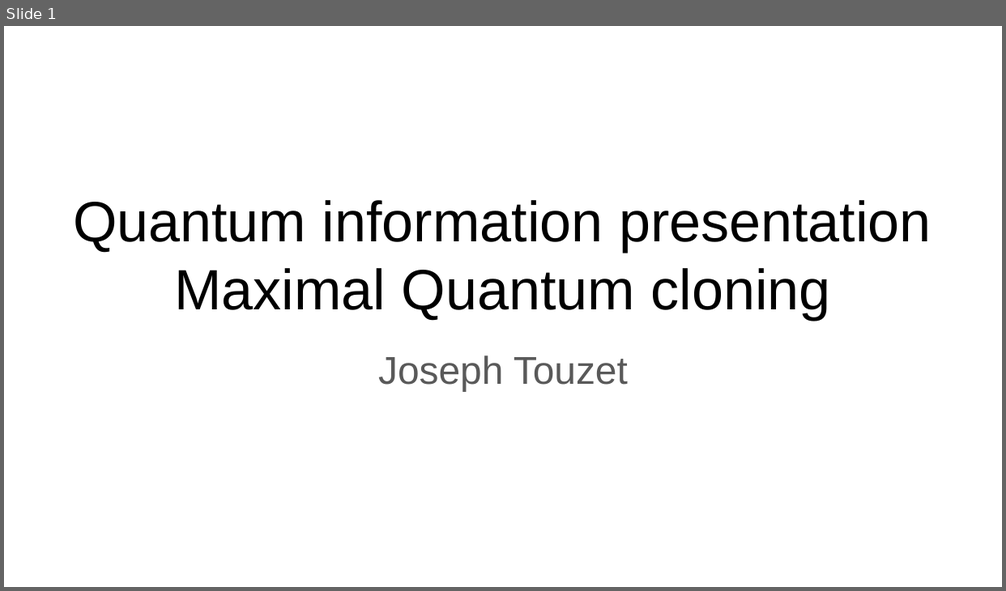
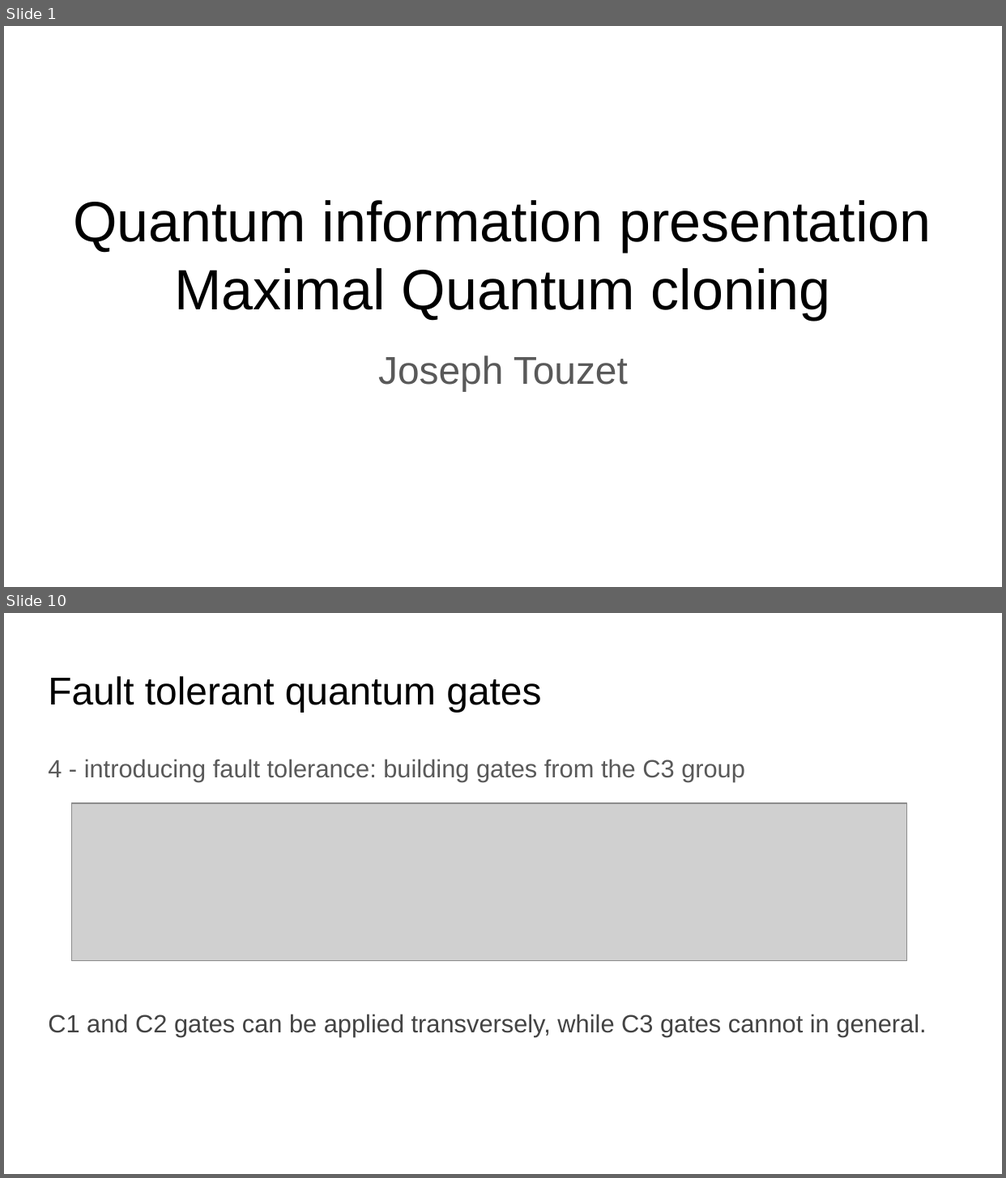
Before and after one commit to jolatechno/cours-ENS, a slide deck: cours/M2/info_quantique/presentation/presentation_quantum_information.odp. Shown one above the other, each under a label of ours: slide 1 before the commit, slides 1 and 10 after it; the slides between them are not shown. The pictures are 1006x591 and 1006x1178 pixels, drawn with LibreOffice and Linux fonts; fonts in the diff are those of the drawing; grey boxes stand for pictures. Boxes give left, top, right and bottom in pixels: in the first picture for what was removed or moved away, otherwise in the second. Text is boxed around its words. In the diff, an @@ line names an element or a change of style, - is before the commit and + after.

```diff
--- a/cours/M2/info_quantique/presentation/presentation_quantum_information.odp
+++ b/cours/M2/info_quantique/presentation/presentation_quantum_information.odp
@@ slide 10 added at (4,613,1002,1174), background #FFFFFF @@
@@ title added at (48,676,541,712), 28 pt, text #000000 @@
+Fault tolerant quantum gates
@@ text added at (48,759,926,1037), 18 pt, text #434343 @@
+4 - introducing fault tolerance: building gates from the C3 group
+C1 and C2 gates can be applied transversely, while C3 gates cannot in general.
@@ picture added at (72,803,907,961) @@
```
Also in this commit, not shown: 12 other slides added, 2 slides removed, 5 other files.
